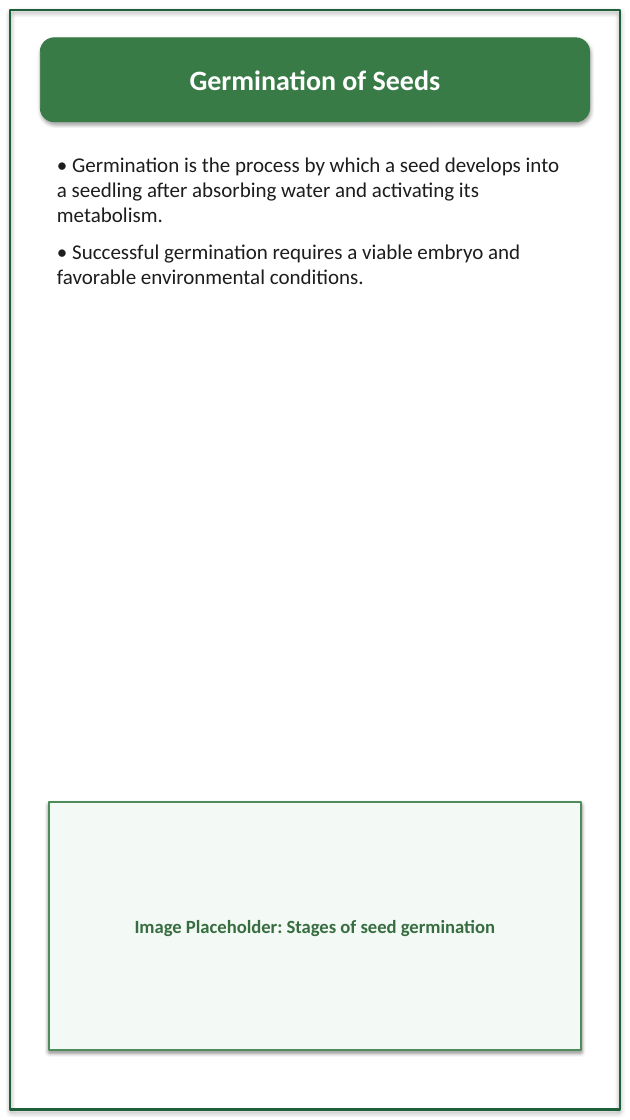
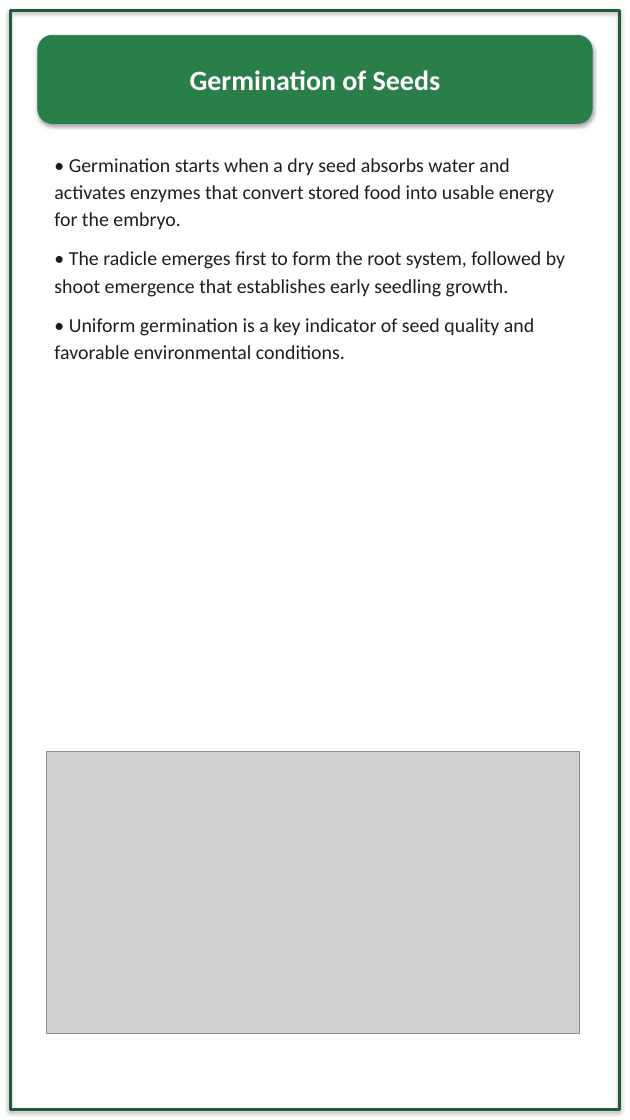
Before and after one commit to rpraut2008-stack/Vinsmoke, a slide deck: slide 5 of Effects_of_Urea_on_Plant_Growth.pptx. Drawn at 630x1120 pixels with LibreOffice and Linux fonts; fonts in the diff are those of the drawing; grey boxes stand for pictures. Boxes give left, top, right and bottom in pixels: in the first picture for what was removed or moved away, otherwise in the second. Text is boxed around its words. In the diff, an @@ line names an element or a change of style, - is before the commit and + after.

```diff
--- a/Effects_of_Urea_on_Plant_Growth.pptx
+++ b/Effects_of_Urea_on_Plant_Growth.pptx
@@ rectangle at <box>10,10,620,1110</box>: outline #1F5F3A 2.2 pt to #1D5C38 2.5 pt @@
@@ rounded rectangle "Germination of Seeds" at <box>38,35,592,123</box>: fill #397B47 to #2A7E49; outline #397B47 0.75 pt to #2A7E49 0.75 pt @@
@@ text at <box>54,158,565,359</box>: text changed; size 18 to 17 pt; text colour #1D1D1D to #1E1E1E @@
-• Germination is the process by which a seed develops into a seedling after absorbing water and activating its metabolism.
-• Successful germination requires a viable embryo and favorable environmental conditions.
+• Germination starts when a dry seed absorbs water and activates enzymes that convert stored food into usable energy for the embryo.
+• The radicle emerges first to form the root system, followed by shoot emergence that establishes early seedling growth.
+• Uniform germination is a key indicator of seed quality and favorable environmental conditions.
@@ picture added at <box>46,752,580,1033</box> @@
@@ rectangle removed at <box>49,802,581,1050</box> @@
-Image Placeholder: Stages of seed germination
```
Also in this commit, not shown: 10 other slides changed, 12 slides added, 12 slides removed.
